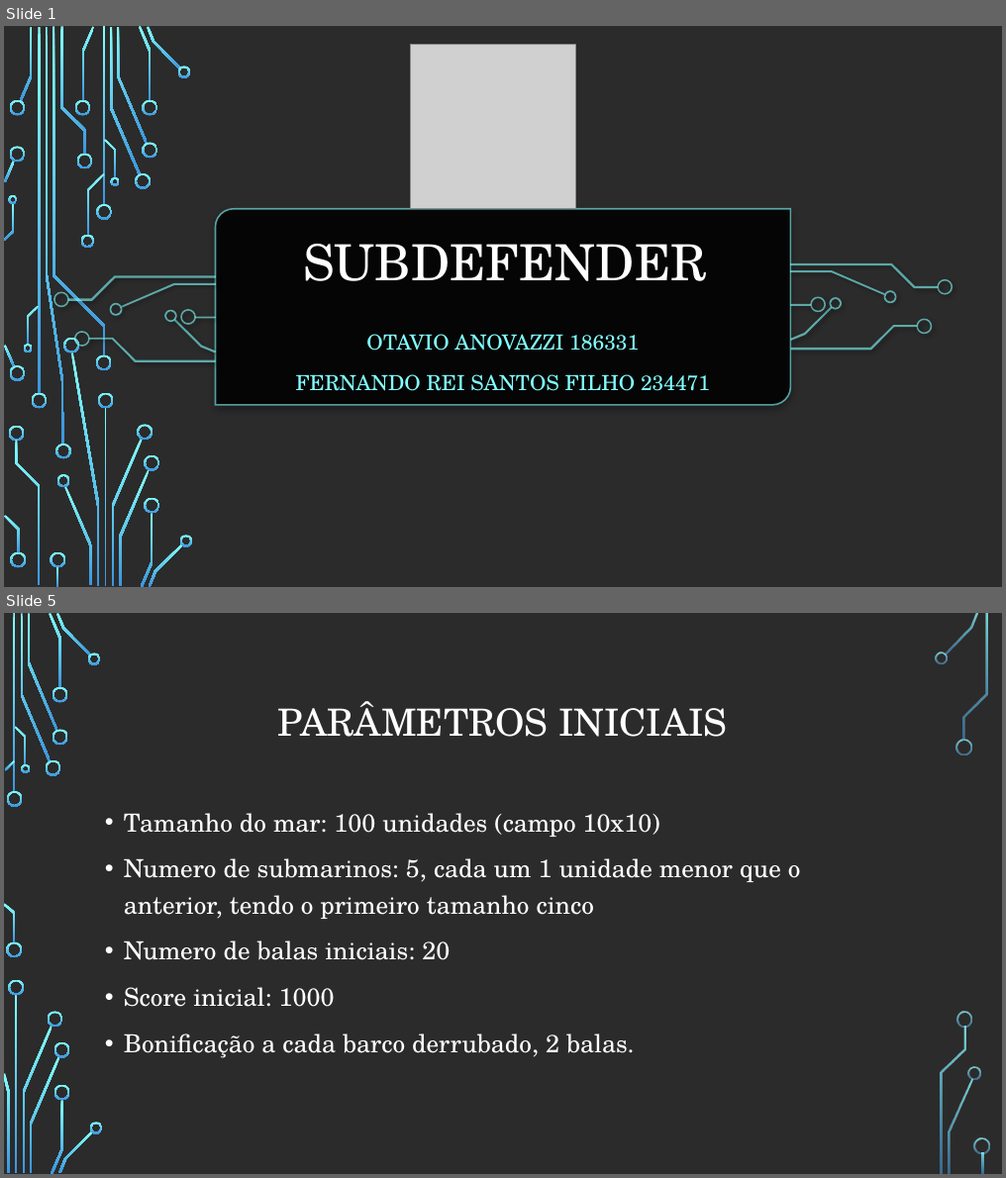
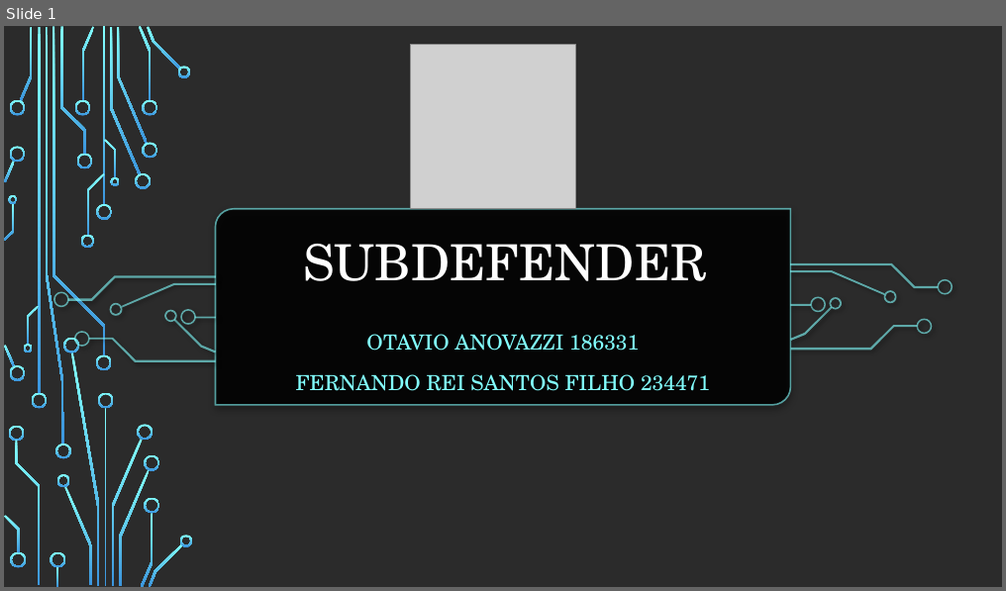
Before and after one commit to anovazzi1/SubDefender, a slide deck: assets/SUBDEFENDER.pptx. Shown one above the other, each under a label of ours: slides 1 and 5 before the commit, slide 1 after it; the slides between them are not shown. The pictures are 1006x1178 and 1006x591 pixels, drawn with LibreOffice and Linux fonts; fonts in the diff are those of the drawing; grey boxes stand for pictures; background and template pictures are left out; a plain dark background stands for a picture behind light text. Boxes give left, top, right and bottom in pixels: in the first picture for what was removed or moved away, otherwise in the second. Text is boxed around its words. In the diff, an @@ line names an element or a change of style, - is before the commit and + after.

```diff
--- a/assets/SUBDEFENDER.pptx
+++ b/assets/SUBDEFENDER.pptx
@@ slide 5 removed at bbox=[4, 613, 1002, 1174], background picture (left out) @@
@@ title removed at bbox=[278, 701, 728, 737] @@
-PARÂMETROS INICIAIS
@@ text removed at bbox=[124, 813, 801, 1059] @@
-• Tamanho do mar: 100 unidades (campo 10x10)
-• Numero de submarinos: 5, cada um 1 unidade menor que o anterior, tendo o primeiro tamanho cinco
-• Numero de balas iniciais: 20
-• Score inicial: 1000
-• Bonificação a cada barco derrubado, 2 balas.
@@ group removed at bbox=[4, 613, 990, 1174]: 33 freeform shapes, 3 rectangles @@
```
Also in this commit, not shown: 1 slide changed, 4 slides added, 3 other slides removed, 22 other files.
